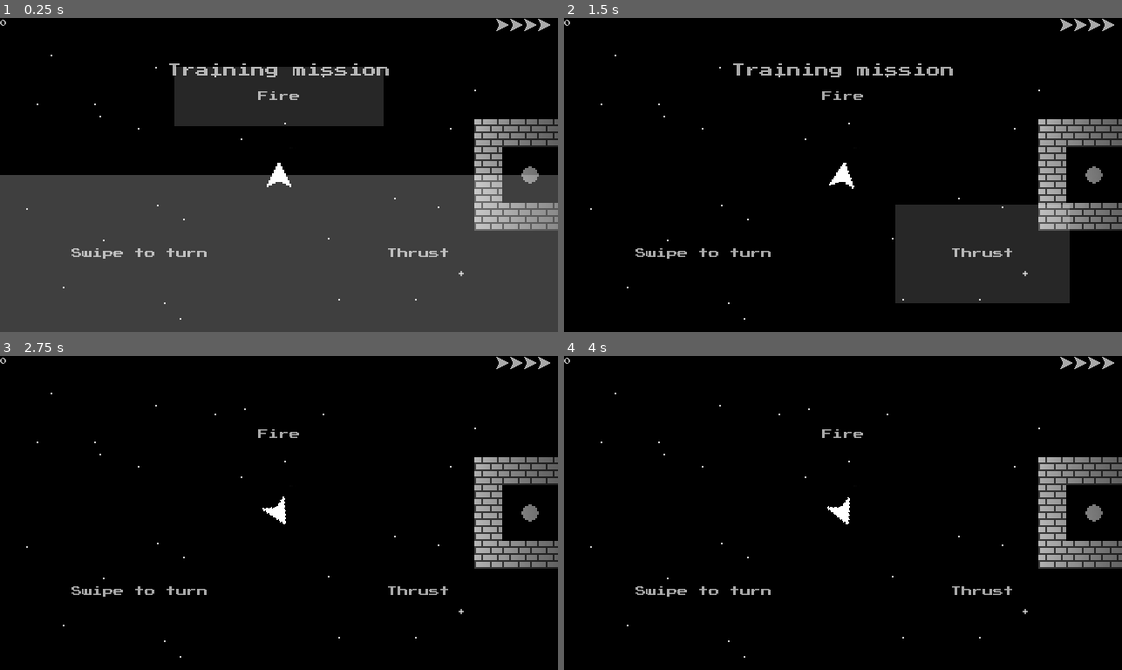
Above: before the commit, frames 1-4 (two rows, left to right).
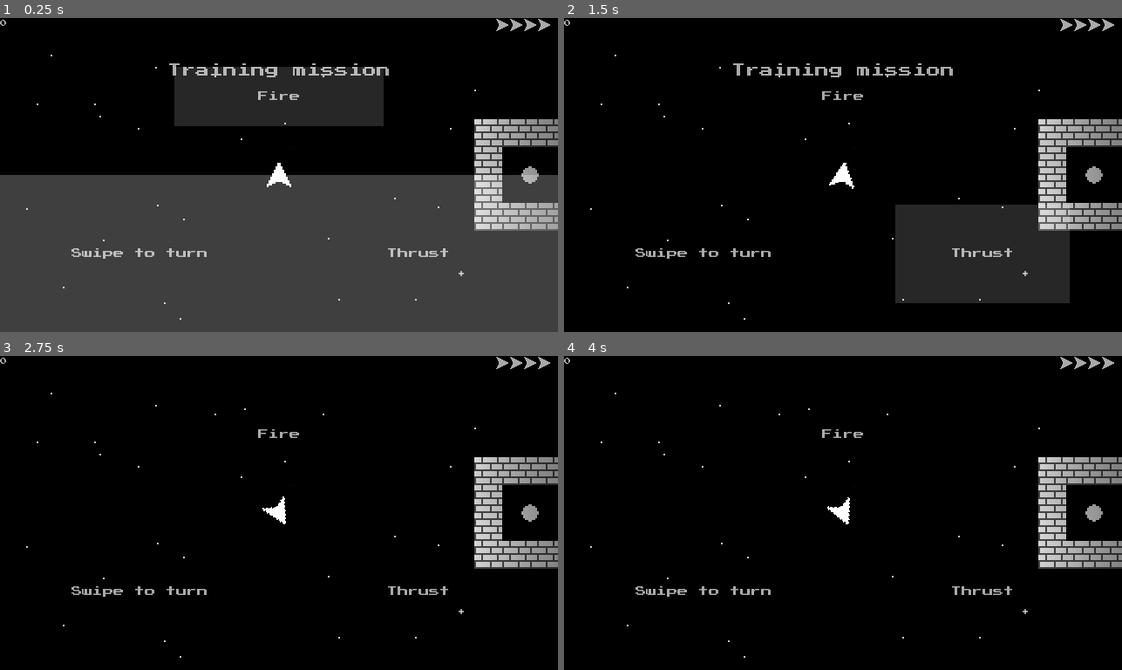
Above: after the commit, the same moments.

Repository: gerald1248/hollows-ng
Game: Godot game, scene res://scenes/main.tscn
The game is run twice, just before and just after one commit, with the same random seed, the same clock (stepped at 60 frames per second) and the same inputs. This scene is started directly instead of the project's main scene.
Inputs (mouse positions are in pixels of both pictures, inside the frame that each line leads up to):
- Up to frame 1 (0.25 s): no input
- Up to frame 2 (1.5 s): move the mouse to (965, 159) at 0.52 s; hold Right (ui_right) 0.53-1.25 s; hold P 0.53-1.25 s; click (965, 159) at 0.67 s; tap Space at 0.77 s; click "Continue" at 1.25 s
- Up to frame 3 (2.75 s): tap Enter at 2 s; drag from (167, 528) to (491, 472) at 2.02 s
- Up to frame 4 (4 s): move the mouse to (898, 443) at 2.77 s; hold Right (ui_right) 2.78-3.5 s; hold P 2.78-3.5 s; click "Continue" at 3.5 s

The runs differ from the first frame. In frame 1, 1.2% of the frame differs, in the area x 85-100%, y 32-65%; in frame 2, 2.5%, in the area x 85-100%, y 32-68%; in frame 3, 2.5%; in frame 4, 2.5%.
Error in both runs: Invalid get index 'x' (on base: 'Nil'). (res://scripts/hud.gd:29)

Commit message:
dropped superfluous light sources

Diff:
--- a/scenes/laser.tscn
+++ b/scenes/laser.tscn
@@ -1,10 +1,9 @@
-[gd_scene load_steps=7 format=2]
+[gd_scene load_steps=6 format=2]
 
 [ext_resource path="res://scripts/laser.gd" type="Script" id=1]
 [ext_resource path="res://sprites/laser.png" type="Texture" id=2]
-[ext_resource path="res://sprites/spot.png" type="Texture" id=3]
-[ext_resource path="res://animations/explosion.tres" type="Animation" id=4]
-[ext_resource path="res://sprites/explosion-bw-16x16.png" type="Texture" id=5]
+[ext_resource path="res://animations/explosion.tres" type="Animation" id=3]
+[ext_resource path="res://sprites/explosion-bw-16x16.png" type="Texture" id=4]
 
 [sub_resource type="CircleShape2D" id=1]
 radius = 2.74601
@@ -19,17 +18,13 @@
 [node name="CollisionShape2D" type="CollisionShape2D" parent="."]
 shape = SubResource( 1 )
 
-[node name="Light2D" type="Light2D" parent="."]
-texture = ExtResource( 3 )
-texture_scale = 0.25
-
 [node name="explosion" type="AnimationPlayer" parent="."]
-anims/explosion = ExtResource( 4 )
+anims/explosion = ExtResource( 3 )
 
 [node name="Sprite" type="Sprite" parent="explosion"]
 visible = false
 position = Vector2( -0.5, -0.5 )
-texture = ExtResource( 5 )
+texture = ExtResource( 4 )
 vframes = 4
 hframes = 8
 frame = 30
--- a/scenes/level01-1.tscn
+++ b/scenes/level01-1.tscn
@@ -9,3 +9,6 @@
 format = 1
 tile_data = PoolIntArray( 131070, 1, 0, 131071, 3, 0, 65537, 8, 0, 65538, 0, 0, 65539, 0, 0, 196604, 8, 0, 196605, 0, 0 …(3551 unchanged characters)…
 script = ExtResource( 2 )
+
+[node name="CanvasModulate" type="CanvasModulate" parent="."]
+color = Color( 0.376471, 0.376471, 0.376471, 1 )
--- a/scenes/level01.tscn
+++ b/scenes/level01.tscn
@@ -9,3 +9,6 @@
 collision_use_kinematic = true
 format = 1
 script = ExtResource( 2 )
+
+[node name="CanvasModulate" type="CanvasModulate" parent="."]
+color = Color( 0.376471, 0.376471, 0.376471, 1 )
--- a/scenes/level02-inv.tscn
+++ b/scenes/level02-inv.tscn
@@ -10,3 +10,6 @@
 format = 1
 tile_data = PoolIntArray( 65537, 1, 0, 65538, 0, 0, 65539, 2, 0, 196597, 1, 0, 196598, 0, 0, 196599, 2, 0, 196603, 1, 0 …(4684 unchanged characters)…
 script = ExtResource( 2 )
+
+[node name="CanvasModulate" type="CanvasModulate" parent="."]
+color = Color( 0.376471, 0.376471, 0.376471, 1 )
--- a/scenes/level02.tscn
+++ b/scenes/level02.tscn
@@ -10,3 +10,6 @@
 format = 1
 tile_data = PoolIntArray( 65537, 1, 0, 65538, 0, 0, 65539, 2, 0, 196597, 1, 0, 196598, 0, 0, 196599, 2, 0, 196603, 1, 0 …(4684 unchanged characters)…
 script = ExtResource( 2 )
+
+[node name="CanvasModulate" type="CanvasModulate" parent="."]
+color = Color( 0.376471, 0.376471, 0.376471, 1 )
--- a/scenes/level03.tscn
+++ b/scenes/level03.tscn
@@ -10,3 +10,6 @@
 format = 1
 tile_data = PoolIntArray( -589830, 1, 0, -589829, 0, 0, -589828, 0, 0, -589827, 0, 0, -589826, 0, 0, -589825, 0, 0, -65 …(3876 unchanged characters)…
 script = ExtResource( 2 )
+
+[node name="CanvasModulate" type="CanvasModulate" parent="."]
+color = Color( 0.376471, 0.376471, 0.376471, 1 )
--- a/scenes/level04.tscn
+++ b/scenes/level04.tscn
@@ -10,3 +10,6 @@
 format = 1
 tile_data = PoolIntArray( -524302, 0, 0, -524301, 0, 0, -524300, 0, 0, -524299, 0, 0, -524298, 0, 0, -524297, 0, 0, -52 …(4871 unchanged characters)…
 script = ExtResource( 2 )
+
+[node name="CanvasModulate" type="CanvasModulate" parent="."]
+color = Color( 0.376471, 0.376471, 0.376471, 1 )
--- a/scenes/main.tscn
+++ b/scenes/main.tscn
@@ -443,9 +443,6 @@
 texture_scale = 0.4
 shadow_enabled = true
 
-[node name="CanvasModulate" type="CanvasModulate" parent="."]
-color = Color( 0.25098, 0.25098, 0.25098, 1 )
-
 [node name="sample-laser" type="AudioStreamPlayer" parent="."]
 stream = ExtResource( 16 )
 
--- a/scripts/enemy_laser.gd
+++ b/scripts/enemy_laser.gd
@@ -47,7 +47,8 @@
 func explode():
 	deactivated = true
 	var sprite = get_node("explosion").get_node("Sprite")
+	velocity = Vector2()
 	sprite.position = position
 	sprite.show()
 	get_node("explosion").play("explosion")
-	self.hide()
+	$Sprite.hide()
--- a/scripts/tower_n.gd
+++ b/scripts/tower_n.gd
@@ -12,7 +12,8 @@
 			get_parent().get_node("player").explode()
 		"weight":
 			destroy()
-			get_node("/root/main/sample-explosion-tower").play()
+			if global.fx:
+				get_node("/root/main/sample-explosion-tower").play()
 
 func destroy():
 	queue_free()
Not shown, changed: export_presets.cfg
